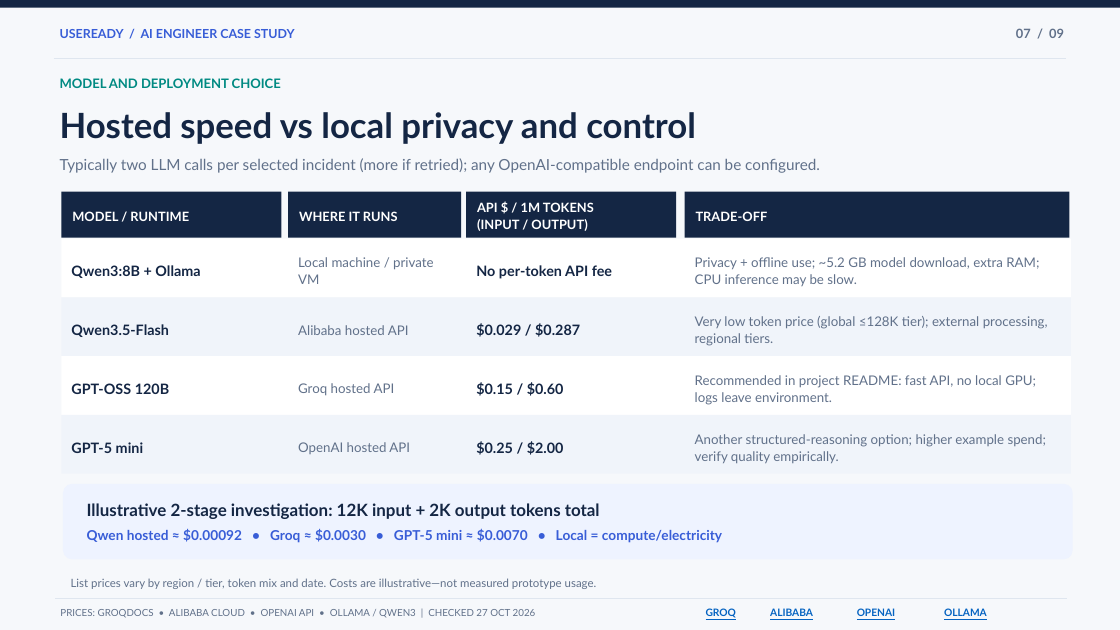
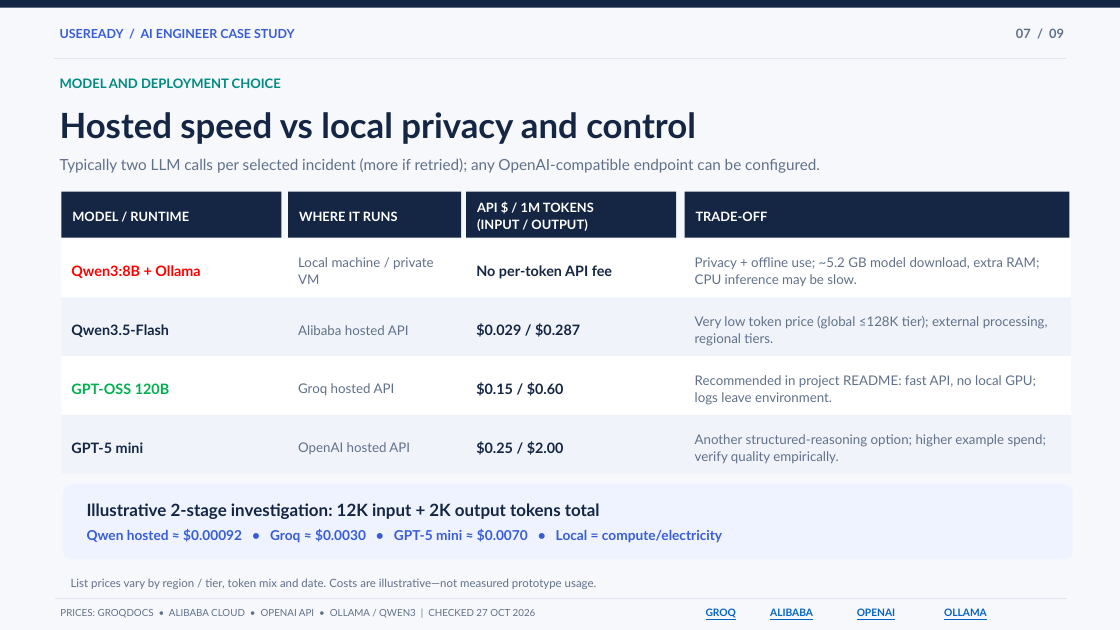
Before and after one commit to nimishgsk17/solrcloud-ai-observability-rca, a slide deck: slide 7 of docs/UseReady_SolrCloud_RCA_Case_Study_Updated.pptx. Drawn at 1120x630 pixels with LibreOffice and Linux fonts; fonts in the diff are those of the drawing. Boxes give left, top, right and bottom in pixels: in the first picture for what was removed or moved away, otherwise in the second. Text is boxed around its words. In the diff, an @@ line names an element or a change of style, - is before the commit and + after.

Commit message:
PPT Modified

```diff
--- a/docs/UseReady_SolrCloud_RCA_Case_Study_Updated.pptx
+++ b/docs/UseReady_SolrCloud_RCA_Case_Study_Updated.pptx
@@ text "Qwen3:8B + Ollama" at (x1=71, y1=265, x2=200, y2=278): text colour #142644 to #FF0000 @@
@@ text "GPT-OSS 120B" at (x1=71, y1=383, x2=170, y2=394): text colour #142644 to #00B050 @@
```
